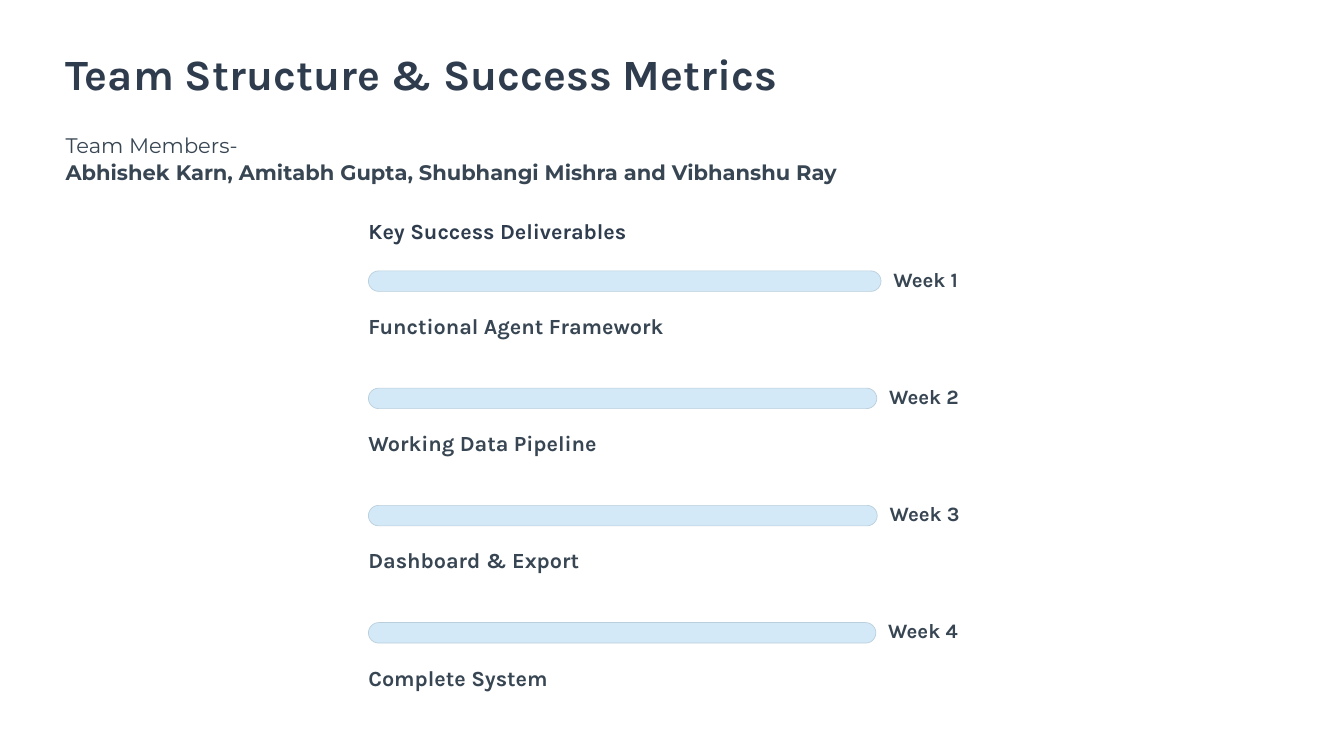
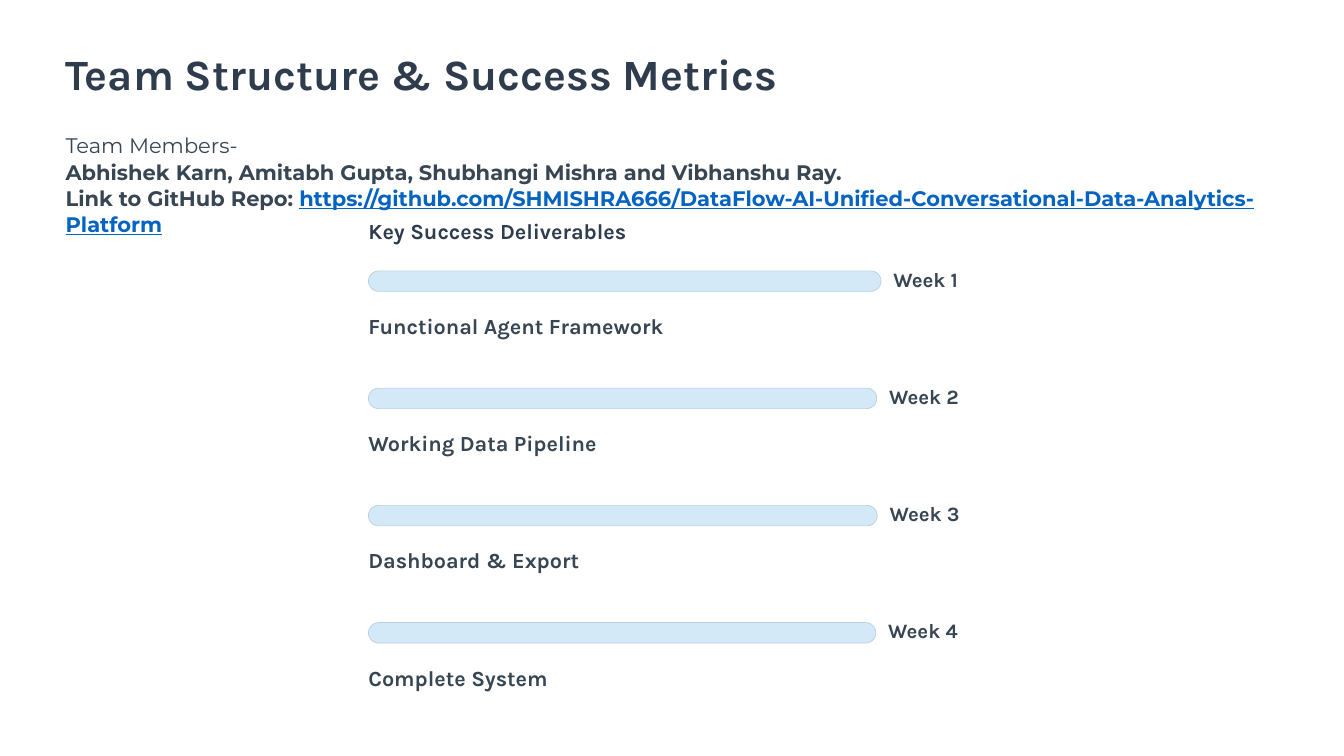
Before and after one commit to SHMISHRA666/DataFlow-AI-Unified-Conversational-Data-Analytics-Platform, a slide deck: slide 10 of DataFlow-AI-Unified-Conversational-Data-Analytics-Platform.pptx. Drawn at 1344x756 pixels with LibreOffice and Linux fonts; fonts in the diff are those of the drawing; background and template pictures are left out. Boxes give left, top, right and bottom in pixels: in the first picture for what was removed or moved away, otherwise in the second. Text is boxed around its words. In the diff, an @@ line names an element or a change of style, - is before the commit and + after.

Commit message:
Adding Github Repo link to PPt

```diff
--- a/DataFlow-AI-Unified-Conversational-Data-Analytics-Platform.pptx
+++ b/DataFlow-AI-Unified-Conversational-Data-Analytics-Platform.pptx
@@ text at (66, 163, 1254, 235): text changed; text colour #384653 to #0563C1 @@
-Abhishek Karn, Amitabh Gupta, Shubhangi Mishra and Vibhanshu Ray
+Abhishek Karn, Amitabh Gupta, Shubhangi Mishra and Vibhanshu Ray.
+Link to GitHub Repo: https://github.com/SHMISHRA666/DataFlow-AI-Unified-Conversational-Data-Analytics-Platform
```
